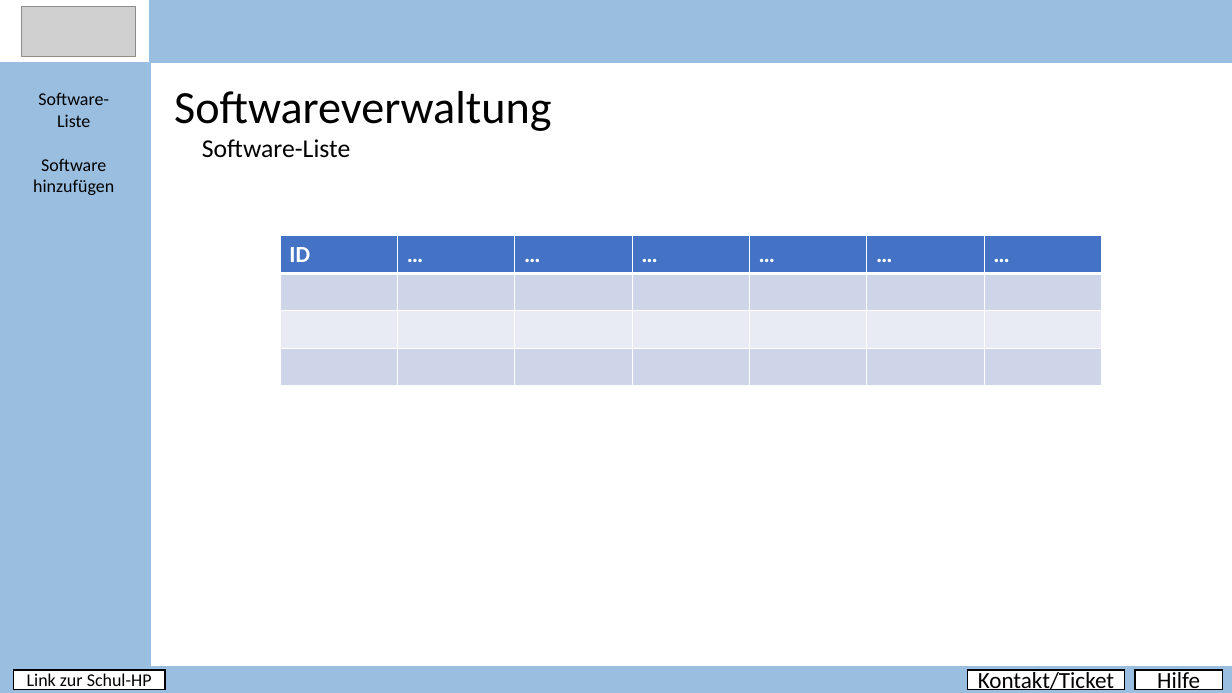
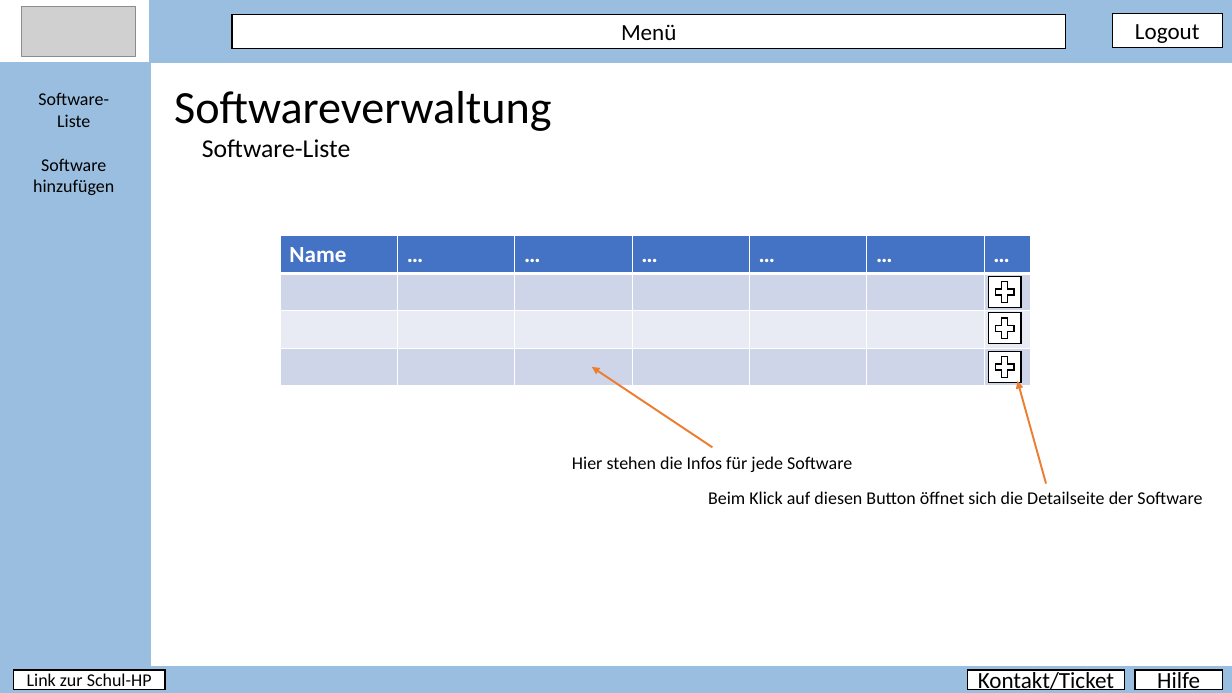
Before and after one commit to PapAnte/g2schoolproject, a slide deck: slide 9 of layout/Layout.pptx. Drawn at 1232x693 pixels with LibreOffice and Linux fonts; fonts in the diff are those of the drawing; grey boxes stand for pictures. Boxes give left, top, right and bottom in pixels: in the first picture for what was removed or moved away, otherwise in the second. Text is boxed around its words. In the diff, an @@ line names an element or a change of style, - is before the commit and + after.

```diff
--- a/layout/Layout.pptx
+++ b/layout/Layout.pptx
@@ rectangle added at [232, 15, 1066, 49], fill #FFFFFF, outline #000000 1 pt, 18 pt, text #000000 @@
+Menü
@@ rectangle added at [1113, 14, 1223, 48], fill #FFFFFF, outline #000000 1 pt, 18 pt, text #000000 @@
+Logout
@@ table at [280, 236, 1031, 385] @@
-row 1, column 1: ID
+row 1, column 1: Name
@@ table: place and size @@
-table at [280, 236, 1102, 385]
+table at [280, 236, 1031, 385]
@@ rectangle added at [989, 276, 1021, 308], fill #FFFFFF, outline #000000 1 pt @@
@@ plus sign added at [993, 278, 1019, 306], fill #FFFFFF, outline #000000 1 pt @@
@@ rectangle added at [989, 312, 1021, 344], fill #FFFFFF, outline #000000 1 pt @@
@@ plus sign added at [993, 314, 1019, 342], fill #FFFFFF, outline #000000 1 pt @@
@@ rectangle added at [989, 351, 1021, 383], fill #FFFFFF, outline #000000 1 pt @@
@@ plus sign added at [993, 353, 1019, 381], fill #FFFFFF, outline #000000 1 pt @@
@@ arrow added from (713, 447) to (592, 367), #ED7D31 1.5 pt @@
@@ arrow added from (1046, 483) to (1018, 381), #ED7D31 1.5 pt @@
@@ text added at [572, 456, 852, 472], 14 pt, text #000000 @@
+Hier stehen die Infos für jede Software
@@ text added at [708, 491, 1202, 504], 14 pt, text #000000 @@
+Beim Klick auf diesen Button öffnet sich die Detailseite der Software
```
Also in this commit, not shown: 16 other slides changed.
